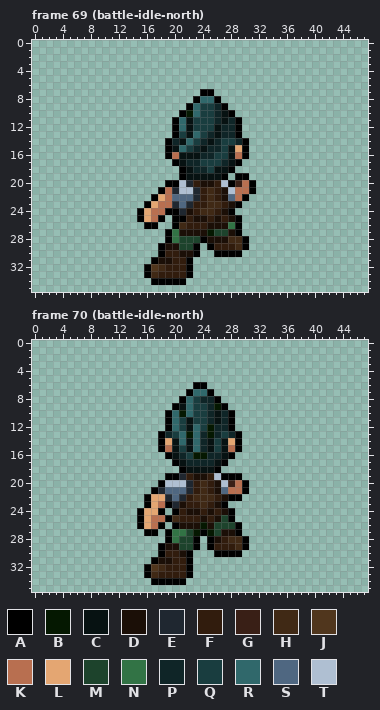
Two versions of one pixel-art file, party/alex/spritesheet.aseprite. Above is the file before it was changed.
48x36 pixels, 101 frames. Shown: frame 69 (battle-idle-north), frame 70 (battle-idle-north). The commit also changed other frames, which this record leaves out.
Visible layers, top first: "Layer 2", "Flattened".
Palette (. is transparent): A #000000  B #051801  C #071212  D #1b0f07  E #1f2730  F #311c0d  G #391f16  H #402915  J #50361d  K #b86f50  L #e4a672  M #1d432c  N #327345  P #0f2527  Q #193d3f  R #30686b  S #4f6781  T #afbfd2
Pixels before, frame 69 (battle-idle-north), first column x 15:
 7 .........AA......
 8 ........ARRA.....
 9 .......ARQQPA....
10 ......ABRQQPCA...
11 .....ARCQQQPCPA..
12 .....ARCQQQCPPA..
13 .....AQCRQPCPPA..
14 ....APCRQPCPQQPA.
15 ....ACRQPCPPQCLA.
16 ....AKCCCPPQQCKA.
17 .....ACPPQQQPCA..
18 ......ACPPQCCA...
19 ......ACCCCCA.AA.
20 ....AATEFDDFTAGKA
21 ...AKETTEFHFDTKKA
22 ..ALKSSSEFHFDSKA.
23 .ALKKESEFFHHFDA..
24 ALKKAAEDFHHFDA...
25 ALKA.AAFDDFDFDA..
26 .AA..AHFFFDDDNA..
27 ....ANDDDDBMMDA..
28 ....ANMMMADDDHHA.
29 ...ADDMMA.AFFFHA.
30 ...AFFDDA..AAAA..
31 ..ADDFFA.........
32 .AJHFFFA.........
33 .AHFFFFA.........
34 ..AAAAA..........
Pixels before, frame 70 (battle-idle-north), first column x 15:
 6 ........AA......
 7 .......ARRA.....
 8 ......ARQPPA....
 9 .....ACRQQPBA...
10 ....ARBRQQPCPA..
11 ....ARQCQQPCPA..
12 ....ARQCRQBPPA..
13 ...APQRBRPBPQPA.
14 ...ALCRCRPCQCLA.
15 ...AKCQCRPCQCKA.
16 ....ACPQBBPPCA..
17 .....ACPPPPCA...
18 ......ACCCCA....
19 ....AAEFDDFTAAA.
20 ...ATTTEFHFDTGKA
21 ..AESSSEFHFDSKKA
22 .ALLESEFHHHFDAA.
23 .ALKAEDFFHFDA...
24 ALLA.AFDDFDFDA..
25 ALKKAHFFFDFDMA..
26 ALKA.ADDDBDMMMA.
27 .AA.ANNMBABMDDA.
28 ....ANMMA.ADFHHA
29 ...ADDMMA.AFFFHA
30 ...AFFDA...AAAA.
31 ..ADDFFA........
32 .AJHFFFA........
33 .AHFFFFA........
34 ..AAAAA.........
Once edited:
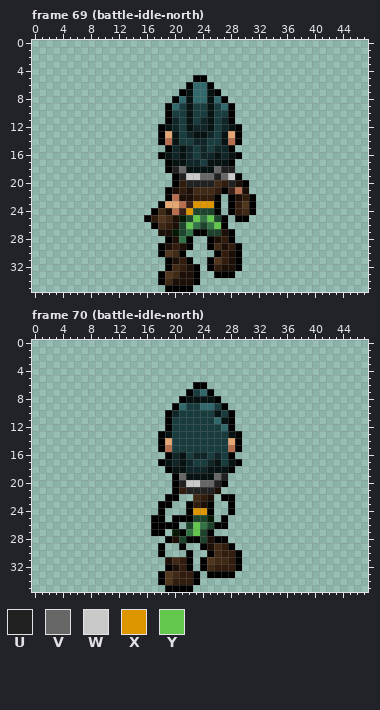
Colours new in this view: U #212121  V #676767  W #c9c9c9  X #de9600  Y #63c64d
From the commit log: quick commit for transfer
The edit:
Changed rows in their new state; - is an unchanged pixel.
Frame 69 (battle-idle-north), layer "Flattened":
first column x 15:
 5 --------AA-------
 6 -------ARRA------
 7 ------ACRRCA-----
 8 -----ARCR-CRA----
 9 ----ARQCQ-CQRA---
10 ----AQQCQ-CQQ----
11 ----APQ--PCQPA.--
12 ---ACPQ-PPCQ-C---
13 ---ALC-PCC-QCL---
14 ---AKCQQP-QQCKA.-
15 -----PCPQPQ-PA..-
16 ---ACP-PQ--CP-A.-
17 ----AC----CCCA.--
18 ----AUV-CCCVUU---
19 -----AUWWVVUVW-.-
20 ----.-FUUUUHFUDA.
21 ---.ADFDHH--AG-D.
22 --..AKDDF-FA.ADFA
23 -..ALLKGXXXA.AFJA
24 ..AHDKGXMMMA.-FHA
25 .AFJHDBMYNYMA.-A-
26 -.-HFDMYNMNYA..--
27 ---DDBMNAAM-DA.--
28 -----DNA..A-FA..-
29 -----FDA.--HD-A.-
30 ----JHA..---FD---
31 --..AD----AJFDA--
32 -...AH-DA-AFDDA--
33 -..AJHDDA--AAA---
34 --.-HDDDA--------
35 ----AAAA---------
Frame 70 (battle-idle-north), layer "Flattened":
first column x 15:
 7 --------Q-------
 8 -------CCCC-----
 9 ------RQ-RRQ----
10 -----PQQ--Q-Q---
11 -----Q-Q--QRC---
12 -----Q-QQ-QQR---
13 ----C-QQQQQQ-C--
14 -----QQQQQQ-Q---
15 -----Q-QQQQ-Q---
16 -----PC-PPQ-Q---
17 ---ACP--QQ--QCA-
18 ----ACCPPP-CCA--
19 ----.-VCCCCVU..-
20 ---..AUWWVVUA...
21 --...AFUUUU-....
22 -...AA..-FD.A-.-
23 -..A-..A-DA..A--
24 ...--..AXXA..---
25 ..AA.AAAMMB.A.--
26 ..A-A-.MYNMAA..-
27 -.-A.BANYMA....-
28 -----D-A-MDAA...
29 ----..A..ADH-A..
30 ----...---AHFF--
31 --..-H---AJHHFA-
32 -...AD---AHFFFA-
33 -..AJH-FA-AAAA--
34 --.-JFFFA-------
35 ----AAAA--------
Where, in picture pixels (left, top, right, bottom), the same in both pictures:
changed: (137, 75, 256, 292)
changed: (137, 389, 249, 592)
